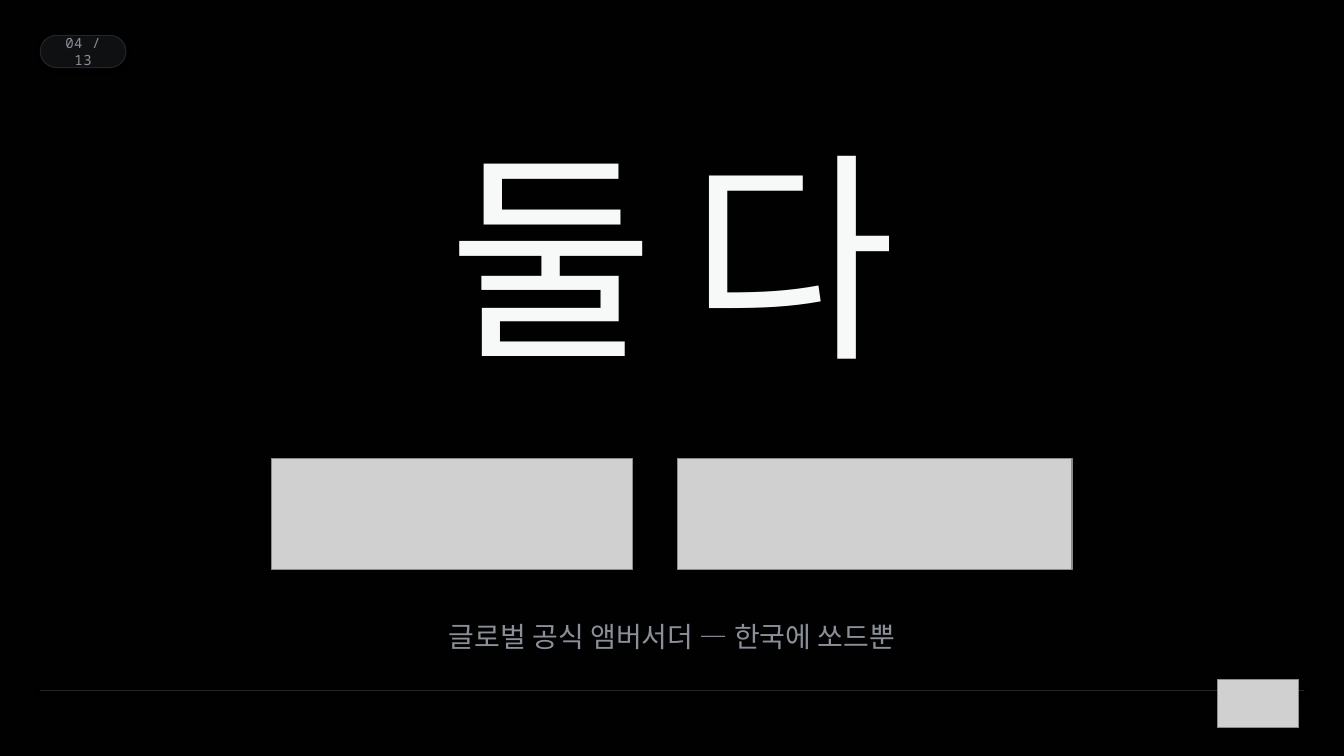
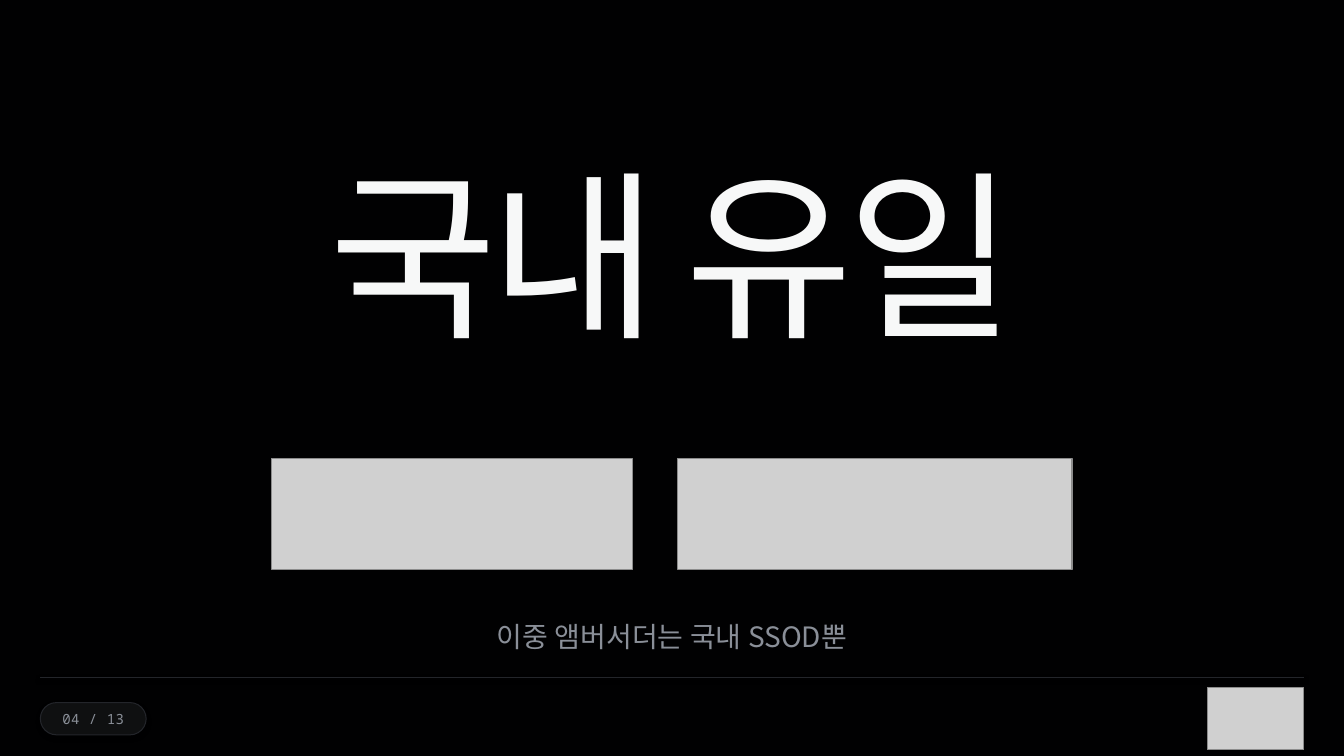
Before and after one commit to ssodcompany/edu-agent, a slide deck: slide 4 of lectures/03_sor_framework/BNI_SoR_v10.pptx. Drawn at 1344x756 pixels with LibreOffice and Linux fonts; fonts in the diff are those of the drawing; grey boxes stand for pictures. Boxes give left, top, right and bottom in pixels: in the first picture for what was removed or moved away, otherwise in the second. Text is boxed around its words. In the diff, an @@ line names an element or a change of style, - is before the commit and + after.

```diff
--- a/lectures/03_sor_framework/BNI_SoR_v10.pptx
+++ b/lectures/03_sor_framework/BNI_SoR_v10.pptx
@@ text at (x1=330, y1=173, x2=1015, y2=339): text changed; size 160 to 130 pt @@
-둘 다
+국내 유일
@@ text at (x1=497, y1=624, x2=847, y2=649): text changed @@
-글로벌 공식 앰버서더 — 한국에 쏘드뿐
+이중 앰버서더는 국내 SSOD뿐
@@ line moved from (40, 691) - (1304, 691) to (40, 678) - (1304, 678) @@
@@ picture resized from (x1=1217, y1=680, x2=1299, y2=728) to (x1=1208, y1=688, x2=1304, y2=750) @@
@@ rounded rectangle "04 / 13" resized from (x1=40, y1=35, x2=126, y2=68) to (x1=40, y1=703, x2=146, y2=735) @@
```
Also in this commit, not shown: 10 other slides changed, 2 slides added, 2 slides removed, 3 other files.
